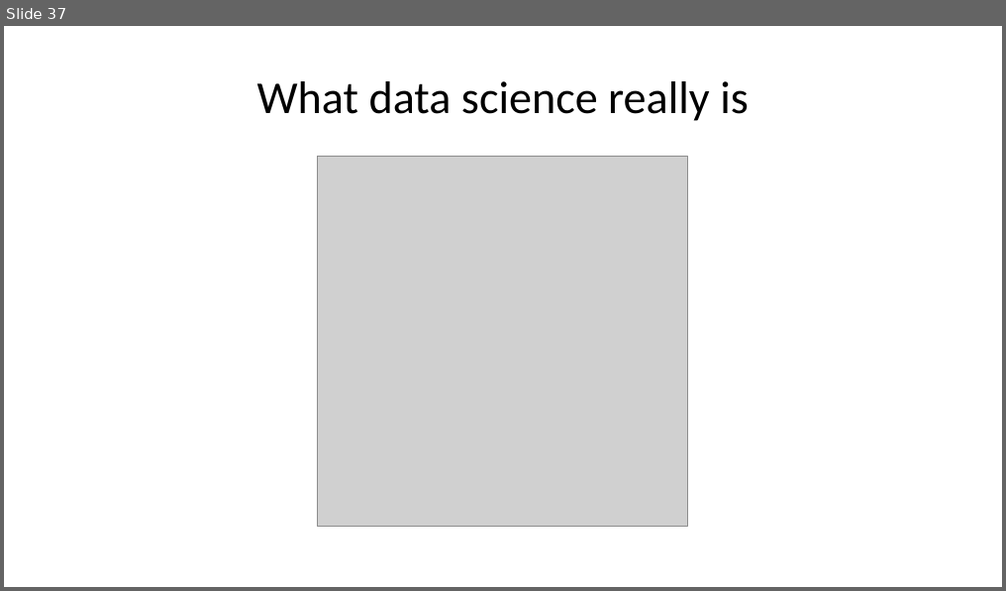
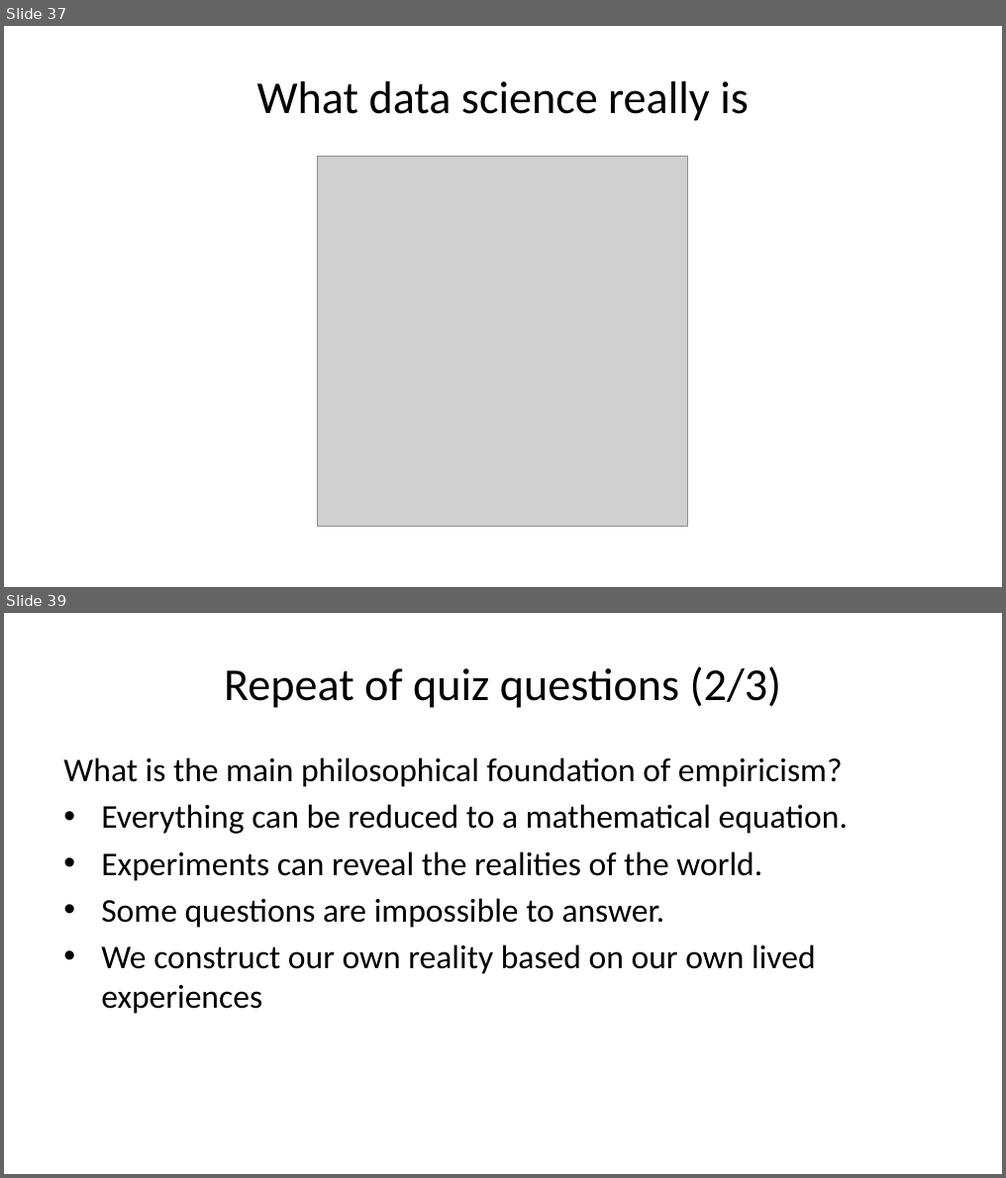
Before and after one commit to pmean/talks, a slide deck: dark-side/2022-talk.pptx. Shown one above the other, each under a label of ours: slide 37 before the commit, slides 37 and 39 after it; the slides between them are not shown. The pictures are 1006x591 and 1006x1178 pixels, drawn with LibreOffice and Linux fonts; fonts in the diff are those of the drawing; grey boxes stand for pictures. Boxes give left, top, right and bottom in pixels: in the first picture for what was removed or moved away, otherwise in the second. Text is boxed around its words. In the diff, an @@ line names an element or a change of style, - is before the commit and + after.

```diff
--- a/dark-side/2022-talk.pptx
+++ b/dark-side/2022-talk.pptx
@@ slide 39 added at [4, 613, 1002, 1174], background #FFFFFF @@
@@ title added at [224, 666, 782, 708], 33 pt, text #000000 @@
+Repeat of quiz questions (2/3)
@@ text added at [63, 758, 847, 1014], 24 pt, text #000000 @@
+What is the main philosophical foundation of empiricism?
+• Everything can be reduced to a mathematical equation.
+• Experiments can reveal the realities of the world.
+• Some questions are impossible to answer.
+• We construct our own reality based on our own lived experiences
```
Also in this commit, not shown: 2 slides changed, 3 other slides added, 1 slide removed, 1 other file.
